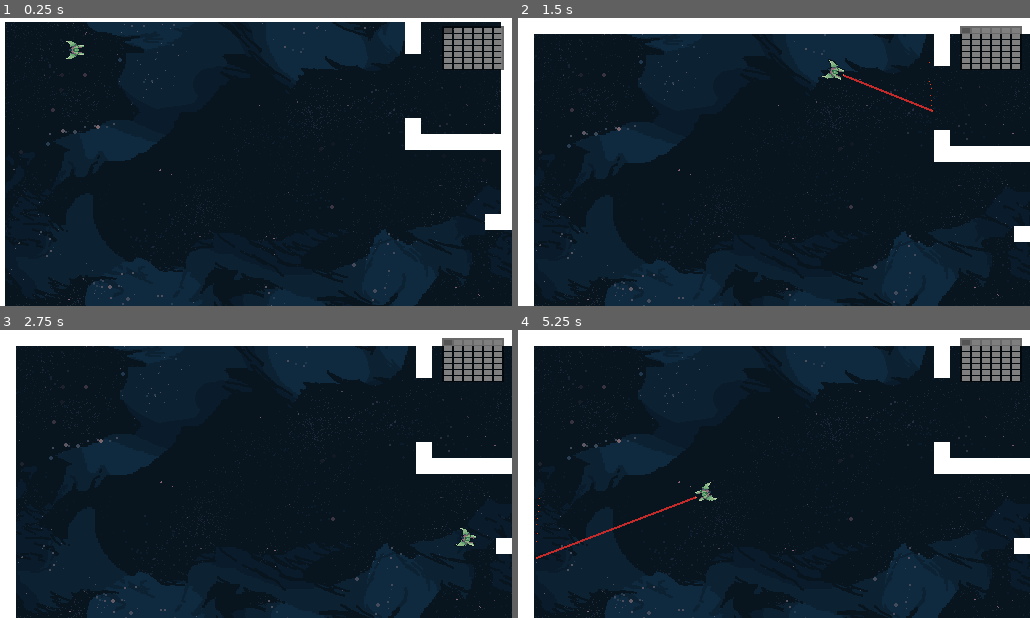
Above: before the commit, frames 1-4 (two rows, left to right).
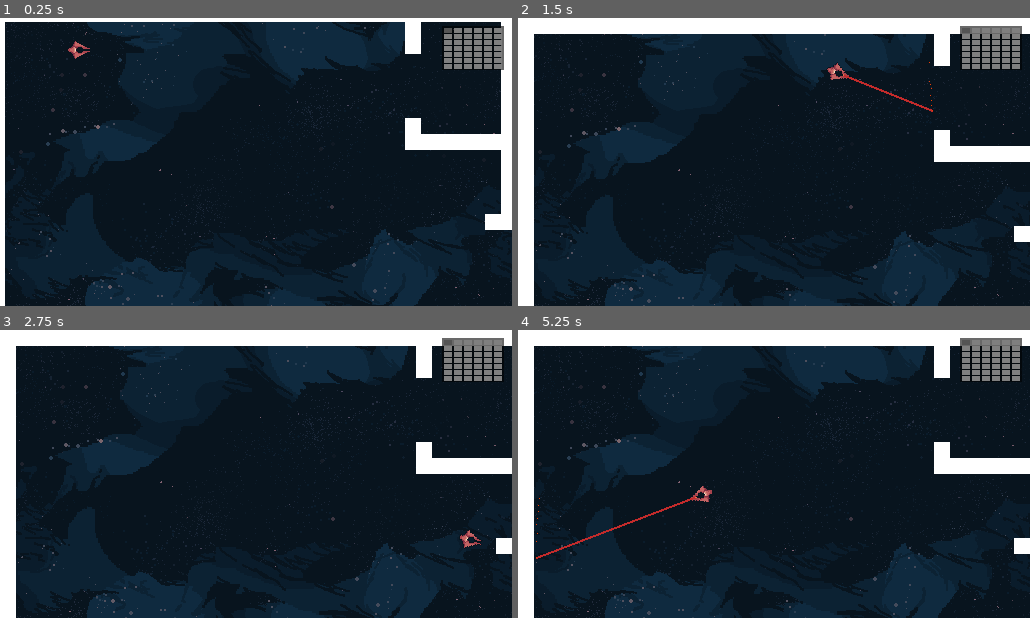
Above: after the commit, the same moments.

Repository: boukew99/godot_wild_jam_34
Game: Godot game, scene res://physics/2d/game.tscn
Two runs of this game, one before a commit and one after it. Both use one fixed random seed, a clock stepped at 60 frames per second and the inputs below. This scene is started directly instead of the project's main scene.
Inputs:
- Up to frame 1 (0.25 s): no input
- Up to frame 2 (1.5 s): hold Right (right) 0.53-1.28 s; hold Z (laser) 0.53-1.28 s; hold Down (down) from 1.28 s (still down); tap Z (laser) at 1.35 s
- Up to frame 3 (2.75 s): release Down (down) at 2.03 s; hold Right (right) from 2.03 s (still down); hold Z (laser) from 2.03 s (still down)
- Up to frame 4 (5.25 s): release Right (right) at 2.78 s; release Z (laser) at 2.78 s; hold Up (up) 2.78-3.53 s; tap Z (laser) at 2.85, 4.35 s; hold Z (laser) 3.53-4.28 s; hold Left (left) 3.53-5.03 s; hold Down (down) from 5.03 s (still down); hold Z (laser) from 5.03 s (still down)

The runs differ from the first frame. In frame 1, 0.1% of the frame differs, in the area x 12-18%, y 7-15%; in frame 2, 0.2%, in the area x 59-65%, y 14-22%; in frame 3, 0.1%; in frame 4, 0.2%.

Commit message:
player ship = red

Diff:
--- a/godot_wild_jam_34/physics/2d/object/follow_ship.tscn
+++ b/godot_wild_jam_34/physics/2d/object/follow_ship.tscn
@@ -1,7 +1,7 @@
 [gd_scene load_steps=4 format=2]
 
 [ext_resource path="res://physics/2d/object/follow_ship.gd" type="Script" id=1]
-[ext_resource path="res://visual/spaceship_player.png" type="Texture" id=2]
+[ext_resource path="res://visual/spaceship_ai.png" type="Texture" id=2]
 
 [sub_resource type="CircleShape2D" id=1]
 
--- a/godot_wild_jam_34/physics/2d/object/space_ship.tscn
+++ b/godot_wild_jam_34/physics/2d/object/space_ship.tscn
@@ -3,7 +3,7 @@
 [ext_resource path="res://physics/2d/grid_camera_2D.gd" type="Script" id=1]
 [ext_resource path="res://physics/2d/object/space_ship.gd" type="Script" id=2]
 [ext_resource path="res://physics/2d/object/laser.tscn" type="PackedScene" id=3]
-[ext_resource path="res://visual/spaceship_ai.png" type="Texture" id=4]
+[ext_resource path="res://visual/spaceship_player.png" type="Texture" id=4]
 
 [sub_resource type="CircleShape2D" id=1]
 
@@ -25,6 +25,7 @@
 shape = SubResource( 1 )
 
 [node name="Sprite" type="Sprite" parent="."]
+position = Vector2( 4, 0 )
 texture = ExtResource( 4 )
 
 [node name="Laser" parent="." instance=ExtResource( 3 )]
